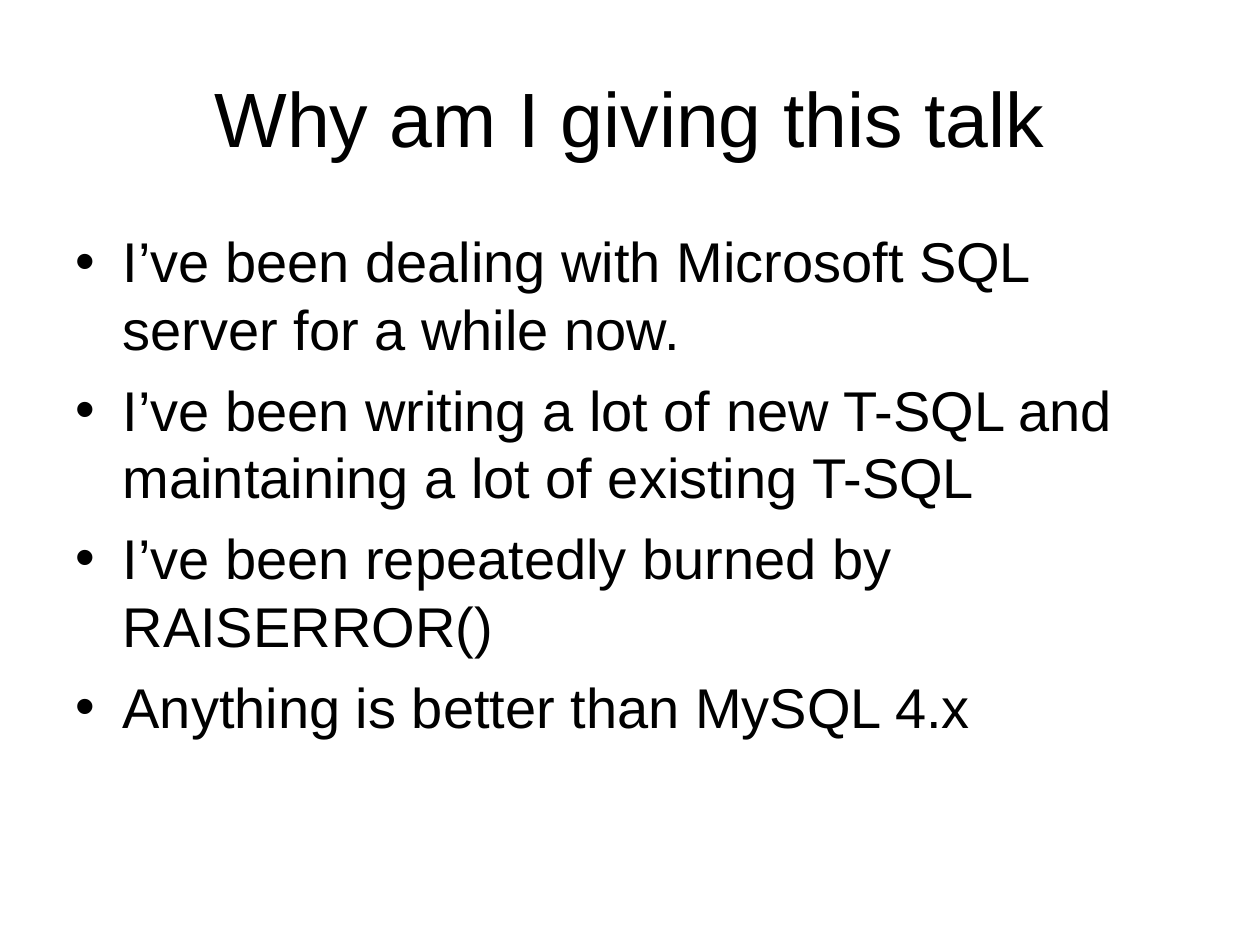
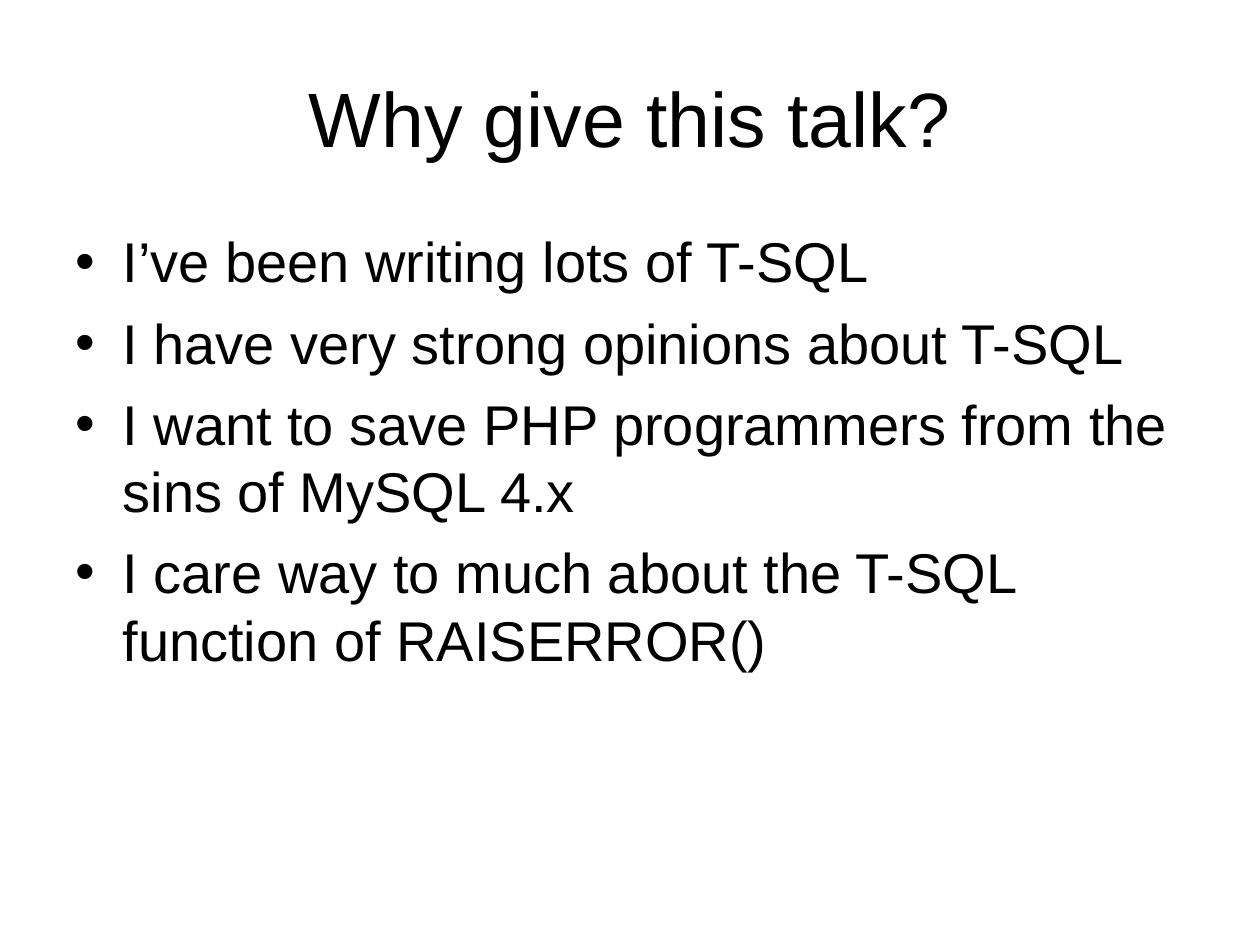
Before and after one commit to LIPHP/Employee-Contact-List, a slide deck: slide 5 of Docs/Using Microsoft SQL Server with PHP.ppt. Drawn at 1260x945 pixels with LibreOffice and Linux fonts; fonts in the diff are those of the drawing. Boxes give left, top, right and bottom in pixels: in the first picture for what was removed or moved away, otherwise in the second. Text is boxed around its words. In the diff, an @@ line names an element or a change of style, - is before the commit and + after.

```diff
--- a/Docs/Using Microsoft SQL Server with PHP.ppt
+++ b/Docs/Using Microsoft SQL Server with PHP.ppt
@@ title at [309, 91, 951, 162]: text changed @@
-Why am I giving this talk
+Why give this talk?
@@ text at [123, 241, 1167, 671]: text changed @@
-• I’ve been dealing with Microsoft SQL server for a while now.
-• I’ve been writing a lot of new T-SQL and maintaining a lot of existing T-SQL
-• I’ve been repeatedly burned by RAISERROR()
-• Anything is better than MySQL 4.x
+• I’ve been writing lots of T-SQL
+• I have very strong opinions about T-SQL
+• I want to save PHP programmers from the sins of MySQL 4.x
+• I care way to much about the T-SQL function of RAISERROR()
```
Also in this commit, not shown: 17 other slides changed, 1 slide added, 1 other file.
